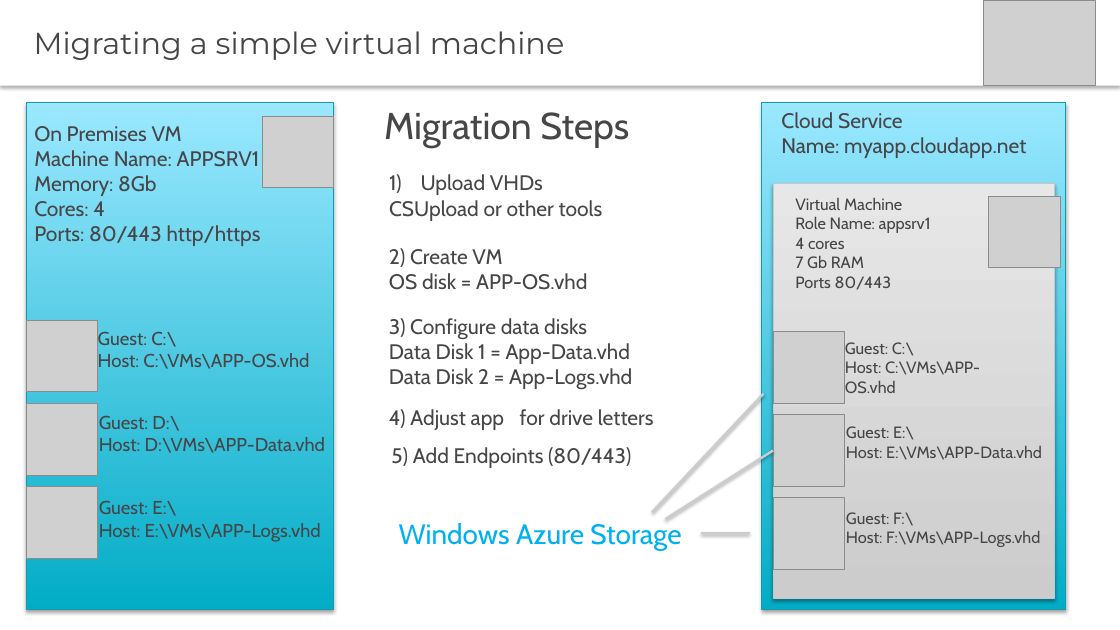
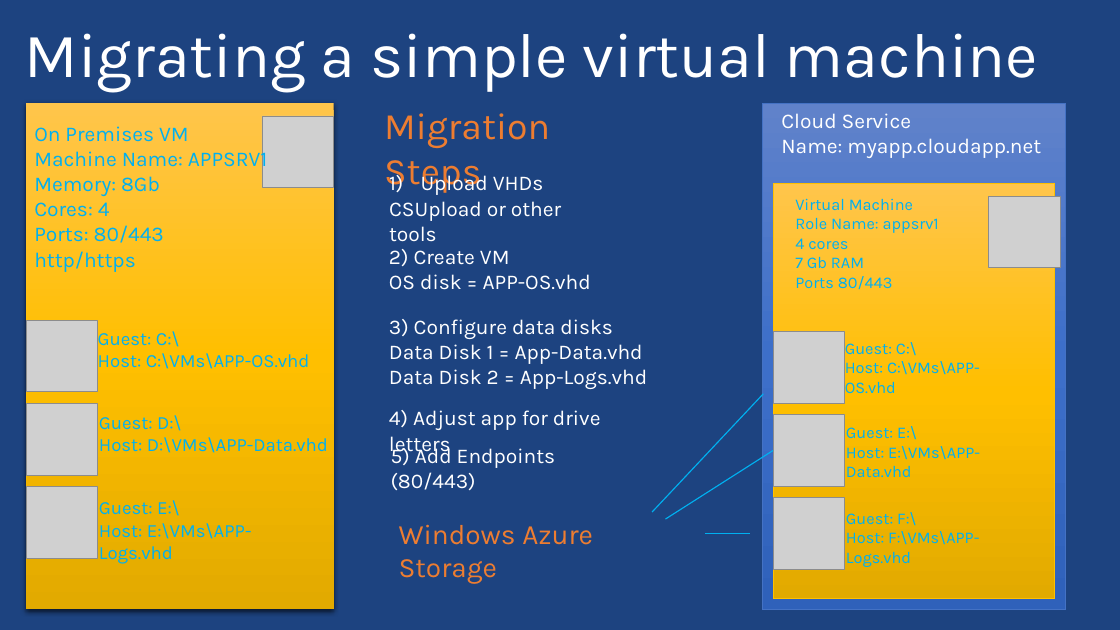
Before and after one commit to PyroJoke/AzureBootcamp2015Kharkiv, a slide deck: slide 30 of Virtual Machines Automated Deployment/Global Azure Bootcamp - Automating Azure VMs with Powershell.pptx (slide 24 before the commit). Drawn at 1120x630 pixels with LibreOffice and Linux fonts; fonts in the diff are those of the drawing; grey boxes stand for pictures; background and template pictures are left out. Boxes give left, top, right and bottom in pixels: in the first picture for what was removed or moved away, otherwise in the second. Text is boxed around its words. In the diff, an @@ line names an element or a change of style, - is before the commit and + after.

```diff
--- a/Virtual Machines Automated Deployment/Global Azure Bootcamp - Automating Azure VMs with Powershell.pptx
+++ b/Virtual Machines Automated Deployment/Global Azure Bootcamp - Automating Azure VMs with Powershell.pptx
@@ background #FFFFFF to picture (left out) @@
@@ title "Migrating a simple virtual machine": place and size @@
-title "Migrating a simple virtual machine" at [0, 0, 1120, 86]
+title "Migrating a simple virtual machine" at [25, 33, 1038, 93]
@@ title "Migrating a simple virtual machine" at [25, 33, 1038, 93]: size 26 to 54 pt, font Montserrat to Karla, text colour #464547 to #FFFFFF; line spacing 1 to 0.9; less space between paragraphs; vertical alignment middle to bottom; fill #FFFFFF to none; shadow off @@
@@ picture removed at [984, 0, 1096, 86] @@
@@ rectangle at [26, 103, 334, 610]: fill gradient #03ACC6 to #9AE8FF to gradient #FFC64B to #FFC000 to #E3AB00; outline #169BB0 0.75 pt to none; shadow changed @@
@@ text "Migration Steps" at [384, 113, 550, 194]: font Cabin to Karla, text colour #464547 to #ED7D31 @@
@@ rectangle at [762, 103, 1066, 610]: fill gradient #03ACC6 to #9AE8FF to gradient #6183CB to #3E70CA to #3062BB; outline #169BB0 0.75 pt to #4472C4 0.5 pt; shadow off @@
@@ rectangle at [773, 184, 1054, 599]: fill gradient #CCCCCC to #E7E7E7 to gradient #FFC64B to #FFC000 to #E3AB00; outline #C8C8C8 0.75 pt to #FFC000 0.5 pt; shadow off @@
@@ font Cabin to Karla, text colour #464547 to #FFFFFF in 6 elements at [781, 113, 1041, 158], [389, 171, 561, 242], [391, 444, 555, 490], [389, 319, 647, 389], [389, 249, 591, 290], [389, 410, 601, 456] @@
@@ line (652, 513) - (764, 394): stroke #CCCCCC 2 pt to #00B0F0 1 pt @@
@@ line (665, 519) - (773, 450): stroke #CCCCCC 2 pt to #00B0F0 1 pt @@
@@ font Cabin to Karla, text colour #464547 to #00B0F0 in 8 elements at [34, 126, 268, 272], [98, 331, 310, 369], [99, 415, 328, 453], [99, 500, 252, 564], [795, 198, 939, 289], [845, 342, 980, 393], [846, 426, 980, 477], [846, 512, 979, 567] @@
@@ text "Windows Azure Storage" at [399, 524, 593, 584]: font Cabin to Karla, text colour #00B0F0 to #ED7D31 @@
@@ line moved from (701, 534) - (750, 534) to (705, 534) - (750, 534) @@
@@ line (705, 534) - (750, 534): stroke #CCCCCC 2 pt to #00B0F0 1 pt @@
```
Also in this commit, not shown: 21 other slides changed, 12 slides added, 4 slides removed, 4 other files.
